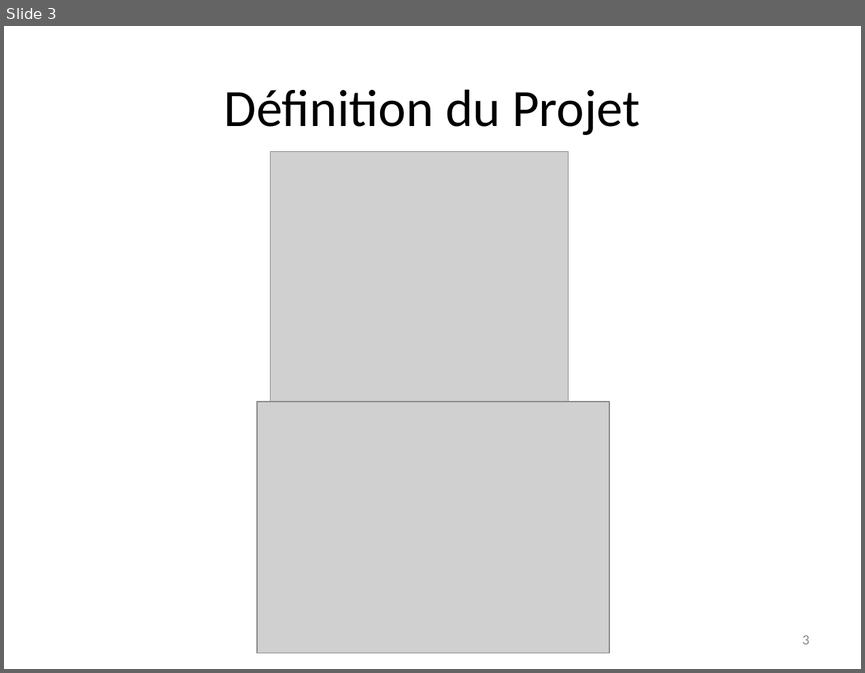
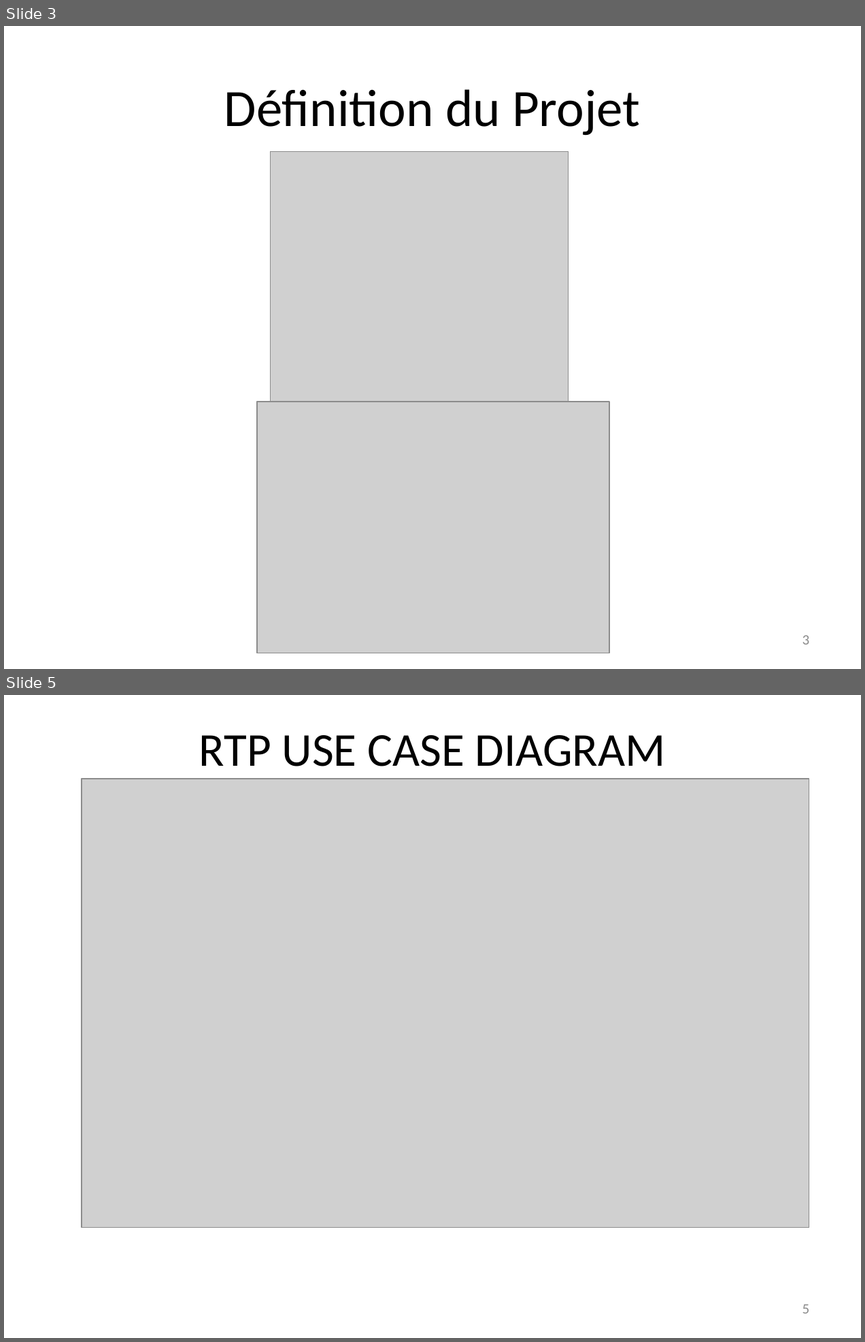
Before and after one commit to POEC-DOTNET-CLERMONT-2022/ReserveTaPlace, a slide deck: Documentation/PrezRTP/RESERVE TA PLACE.pptx. Shown one above the other, each under a label of ours: slide 3 before the commit, slides 3 and 5 after it; the slides between them are not shown. The pictures are 865x673 and 865x1342 pixels, drawn with LibreOffice and Linux fonts; fonts in the diff are those of the drawing; grey boxes stand for pictures. Boxes give left, top, right and bottom in pixels: in the first picture for what was removed or moved away, otherwise in the second. Text is boxed around its words. In the diff, an @@ line names an element or a change of style, - is before the commit and + after.

```diff
--- a/Documentation/PrezRTP/RESERVE TA PLACE.pptx
+++ b/Documentation/PrezRTP/RESERVE TA PLACE.pptx
@@ slide 5 added at <box>4,695,861,1338</box>, background #FFFFFF @@
@@ title added at <box>199,735,666,766</box>, 39.6 pt, text #000000 @@
+RTP USE CASE DIAGRAM
@@ picture added at <box>81,779,808,1227</box> @@
@@ page number added at <box>802,1304,810,1313</box>, 12 pt, text #8C8C8C @@
+5
```
Also in this commit, not shown: 1 other slide added, 1 slide removed.
